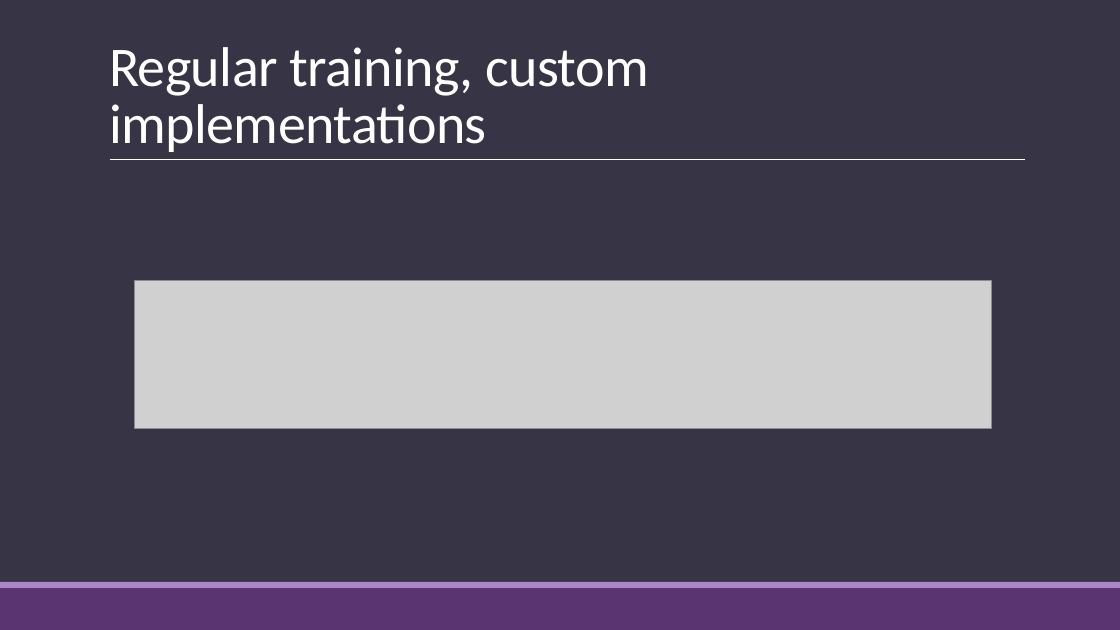
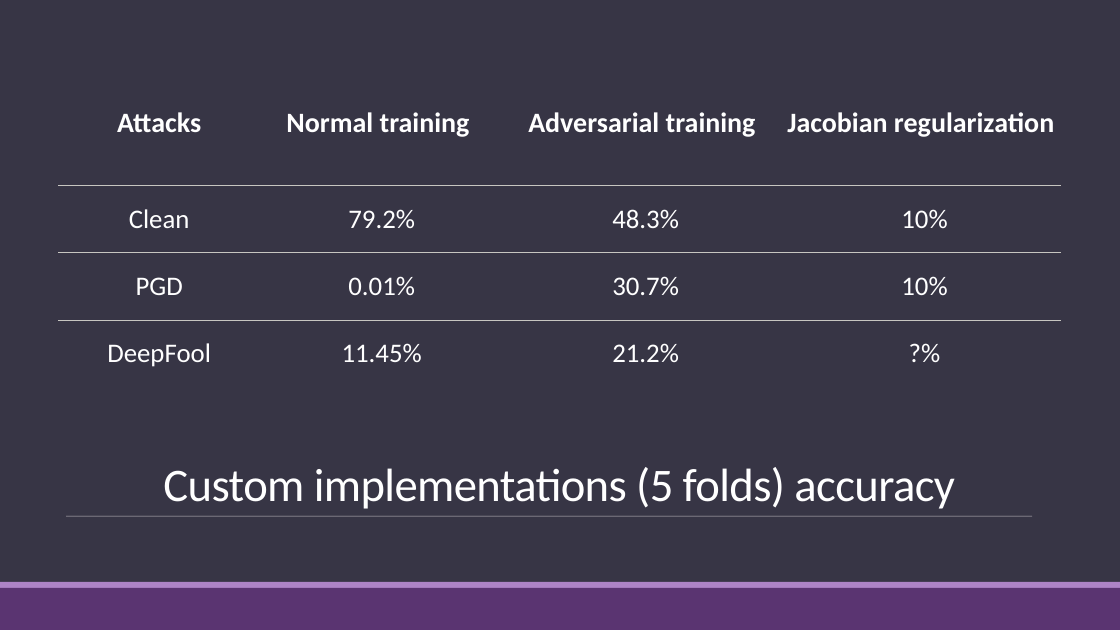
Before and after one commit to somecomfyguy/Project_IA3, a slide deck: slide 18 of project_ia3_presentation.pptx. Drawn at 1120x630 pixels with LibreOffice and Linux fonts; fonts in the diff are those of the drawing; grey boxes stand for pictures. Boxes give left, top, right and bottom in pixels: in the first picture for what was removed or moved away, otherwise in the second. Text is boxed around its words. In the diff, an @@ line names an element or a change of style, - is before the commit and + after.

```diff
--- a/project_ia3_presentation.pptx
+++ b/project_ia3_presentation.pptx
@@ rectangle added at (x1=0, y1=0, x2=1120, y2=582), fill #373545 @@
@@ table added at (x1=58, y1=61, x2=1061, y2=387), 4 rows, 4 columns @@
+Attacks | Normal training | Adversarial training | Jacobian regularization
+Clean | 79.2% | 48.3% | 10%
+PGD | 0.01% | 30.7% | 10%
+DeepFool | 11.45% | 21.2% | ?%
@@ line removed from (110, 160) to (1026, 160) @@
@@ picture removed at (x1=134, y1=281, x2=992, y2=429) @@
@@ title at (x1=163, y1=467, x2=955, y2=509): text changed; size 48 to 40 pt @@
-Regular training, custom implementations
+Custom implementations (5 folds) accuracy
@@ line added from (66, 516) to (1033, 516), #DCD8DC 0.5 pt @@
```
Also in this commit, not shown: 5 other slides changed, 1 slide added, 4 slides removed, 1 other file.
